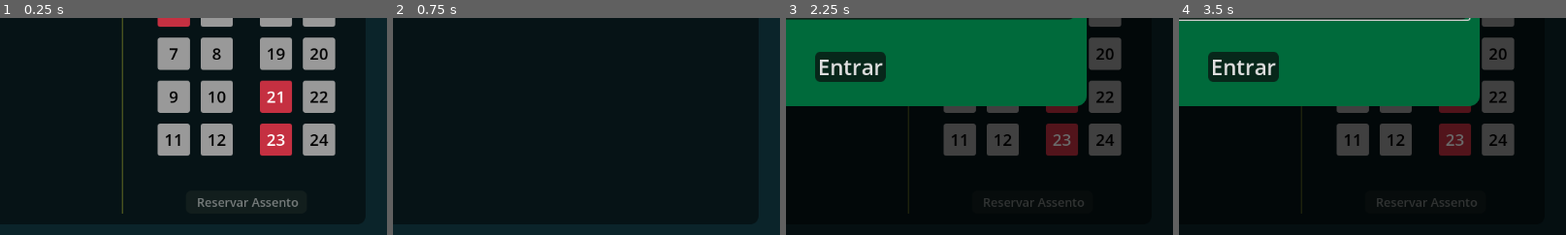
Above: before the commit, frames 1-4 (left to right).
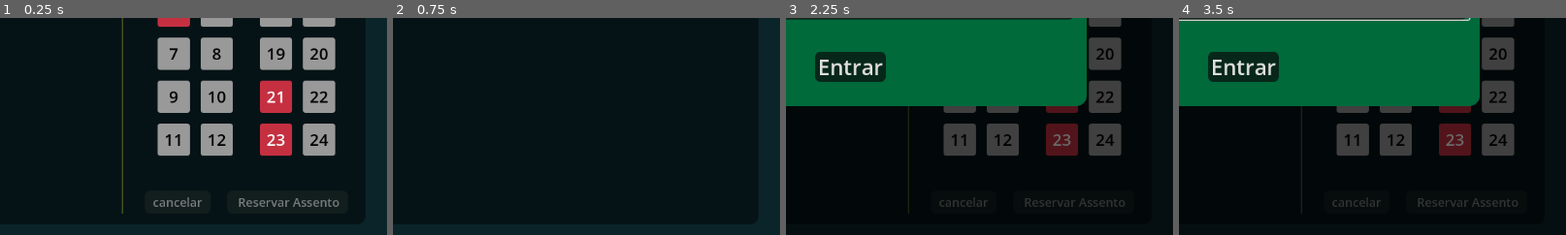
Above: after the commit, the same moments.

Repository: DOGamedev5/IHCRotasIFCE
Game: Godot game, scene res://main.tscn
Same seed, same stepped clock (60 frames per second), same inputs: the game is played once before the commit and once after it.
Inputs (mouse positions are % of the whole screen's width and height, from its top left):
- Up to frame 1 (0.25 s): no input
- Up to frame 2 (0.75 s): click "Avisos" at 0.5 s
- Up to frame 3 (2.25 s): click "Visualizar e Reservar" at 1.25 s; click "Login" at 2 s
- Up to frame 4 (3.5 s): click (50, 36) at 2.77 s; type "12" at 2.85 s; click (50, 46) at 3 s; type "12" at 3.08 s
The pictures show only the part of the screen within x 50-100%, y 50-100%; the shares and areas given below are measured in that part.

The runs differ from the first frame. In frame 1, 1.0% of the frame differs, in the area x 39-88%, y 82-88%; in frame 2, nothing differs; in frame 3, 0.6%; in frame 4, 0.6%.

Commit message:
cancel system

Diff:
--- a/main.gd
+++ b/main.gd
@@ -26,3 +26,4 @@
 func isAluno(): return hasLogin == loginState.ALUNO
 func isMotorista(): return hasLogin == loginState.ALUNO
 func setLoginState(state): hasLogin = state
+func getLoginState(): return hasLogin
--- a/src/classes/rotaObject.gd
+++ b/src/classes/rotaObject.gd
@@ -38,3 +38,8 @@
 
 func acentosOcupadosSetup(listID : Array[int]):
 	for i in listID: acentos[i] = ACENTO_STATUS.OCUPADO_OUTRO
+
+func resetAcentos():
+	for i in range(acentos):
+		if acentos[i] == ACENTO_STATUS.RESERVADO:
+			acentos[i] = ACENTO_STATUS.OCUPADO_OUTRO
--- a/src/desktopMain/main.gd
+++ b/src/desktopMain/main.gd
@@ -36,7 +36,12 @@
 func _on_entrar_pressed() -> void:
 	loginTab.visible = false
 	$MarginContainer/VBoxContainer/options/HBoxContainer/login.text = "mudar de conta"
-	get_tree().current_scene.setLoginState(1)
+	var scene = get_tree().current_scene
+
+	if scene.getLoginState() == 1:
+		tabs[0].refreshSeatsState()
+	else:
+		get_tree().current_scene.setLoginState(1)
 	if isLoginRequested:
 		onLogin.emit()
 		isLoginRequested = false
--- a/src/reservasVisualize/acentos.gd
+++ b/src/reservasVisualize/acentos.gd
@@ -7,6 +7,7 @@
 @onready var textName := $content/Label
 
 @onready var reservBtn := $content/buttons/reserva
+@onready var cancelBtn := $content/buttons/cancel
 
 @onready var currentAcento := -1
 @onready var hasChanged := false
@@ -31,6 +32,7 @@
 	#var canReserve : bool = get_tree().current_scene.isAluno()
 	#reservBtn.disabled = not canReserve or not hasChanged
 	reservBtn.disabled = not hasChanged
+	cancelBtn.disabled = not hasChanged
 
 func _create_buttons(info : RotaObject):
 	var listSize : float = float(info.totalAcentos) / 2
@@ -80,3 +82,15 @@
 
 func _on_login() -> void:
 	if hasChanged: _on_reserva_pressed()
+
+
+func _on_cancel_pressed() -> void:
+	for btn : Button in listLeft.get_children():
+		var ID = int(btn.text)
+		btn.button_pressed = ID == currentAcento
+
+	for btn : Button in listRight.get_children():
+		var ID = int(btn.text)
+		btn.button_pressed = ID == currentAcento
+
+	hasChanged = false
--- a/src/reservasVisualize/acentos.tscn
+++ b/src/reservasVisualize/acentos.tscn
@@ -100,6 +100,19 @@
 theme_override_constants/separation = 32
 alignment = 1
 
+[node name="cancel" type="Button" parent="content/buttons" unique_id=1899114600]
+custom_minimum_size = Vector2(0, 32)
+layout_mode = 2
+size_flags_vertical = 4
+theme_override_constants/h_separation = 4
+theme_override_font_sizes/font_size = 18
+theme_override_styles/normal = SubResource("StyleBoxFlat_ig7tw")
+theme_override_styles/pressed = SubResource("StyleBoxFlat_0xm2m")
+theme_override_styles/hover = SubResource("StyleBoxFlat_h2yge")
+theme_override_styles/disabled = SubResource("StyleBoxFlat_1bvp3")
+theme_override_styles/focus = SubResource("StyleBoxFlat_lquwl")
+text = "cancelar"
+
 [node name="reserva" type="Button" parent="content/buttons" unique_id=1206319958]
 custom_minimum_size = Vector2(0, 32)
 layout_mode = 2
@@ -113,4 +126,5 @@
 theme_override_styles/focus = SubResource("StyleBoxFlat_lquwl")
 text = " Reservar Assento"
 
+[connection signal="pressed" from="content/buttons/cancel" to="." method="_on_cancel_pressed"]
 [connection signal="pressed" from="content/buttons/reserva" to="." method="_on_reserva_pressed"]
--- a/src/rotasInfo.gd
+++ b/src/rotasInfo.gd
@@ -84,6 +84,10 @@
 		#$rotaInfo.visible = not rotaList
 		#$acentos.visible = not rotaList
 
+func refreshSeatsState():
+	for rota in rotas:
+		rota.resetAcentos()
+
 func _on_voltar_pressed() -> void:
 	changeMobileMode(true)
 
